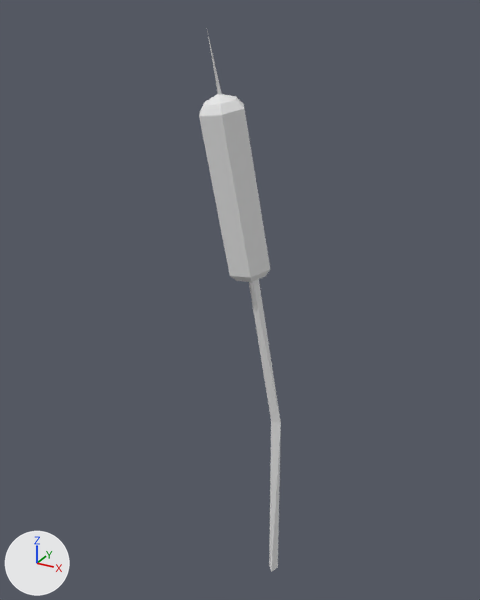
What one commit did to the OBJ model Assets/MapEditor/modular_terrain_collection/Hilly_Prop_Cattail_1.obj.
Camera for both pictures: a camera (50 mm lens) standing at (0.303, -0.64, 0.722) and looking at (-0.045, -0.009, 0.406). The axes (+X, +Y, +Z) are drawn at lower left. The lights are the same throughout. Where no turn or scale is listed for an object, it has been applied to the vertices.

The scene before the commit, as lines of its bpy script (objects in view):
```python
mat_cattail = principled_material('Cattail')
mat_cattail.base_color = (0.8, 0.8, 0.8)  # white #e7e7e7
mat_cattail.roughness = 1.0
mat_oak_leaves = principled_material('Oak_Leaves')
mat_oak_leaves.base_color = (0.8, 0.8, 0.8)  # white #e7e7e7
mat_oak_leaves.roughness = 1.0
me_object1 = bpy.data.meshes.new('object1')
me_object1.from_pydata(...)  # 9 vertices, 10 faces; spans x -0.005..0.009, y -0.005..0.009, z 0.0..0.247
me_object1.materials.append(mat_oak_leaves)  # white #e7e7e7
me_object3 = bpy.data.meshes.new('object3')
me_object3.from_pydata(...)  # 10 vertices, 12 faces; spans x -0.057..0.009, y -0.053..0.009, z 0.246..0.705
me_object3.materials.append(mat_oak_leaves)  # white #e7e7e7
me_object4 = bpy.data.meshes.new('object4')
me_object4.from_pydata(...)  # 26 vertices, 48 faces; spans x -0.073..0.001, y -0.066..0.0, z 0.439..0.644
me_object4.materials.append(mat_cattail)  # white #e7e7e7
ob_object1 = bpy.data.objects.new('object1', me_object1)
ob_object1.location = (0.0, 0.0, 0.0)
ob_object3 = bpy.data.objects.new('object3', me_object3)
ob_object3.location = (0.0, 0.0, 0.0)
ob_object4 = bpy.data.objects.new('object4', me_object4)
ob_object4.location = (0.0, 0.0, 0.0)
```
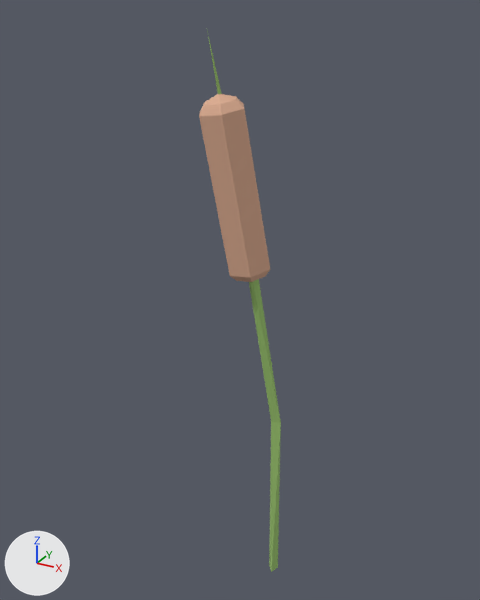
What differs and where, as boxes [x1, y1, x2, y2] in the pictures (480 x 600 px):
'object4', recoloured (white to beige)
    both: [199, 94, 270, 282]
'object3', recoloured (white to green)
    both: [208, 35, 281, 422]
'object1', recoloured (white to green)
    both: [269, 422, 281, 572]

The edits, one by one:
Material 'Oak_Leaves' (mat_oak_leaves) changes colour from white #e7e7e7 to green #9ac26e; in linear values from (0.8, 0.8, 0.8) to (0.322, 0.541, 0.157).
Material 'Cattail' (mat_cattail) changes colour from white #e7e7e7 to beige #dbab90; in linear values from (0.8, 0.8, 0.8) to (0.706, 0.408, 0.278).
